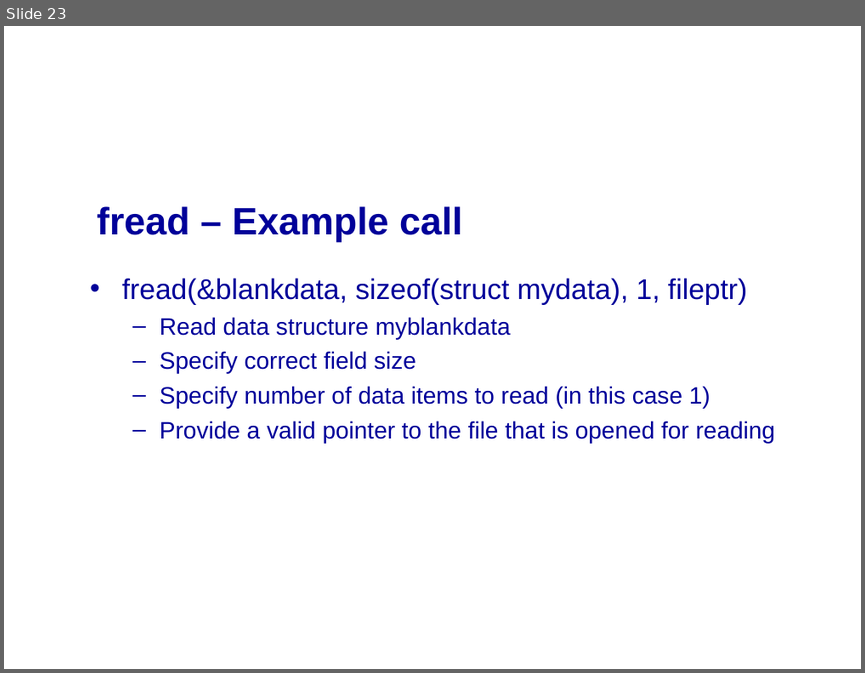
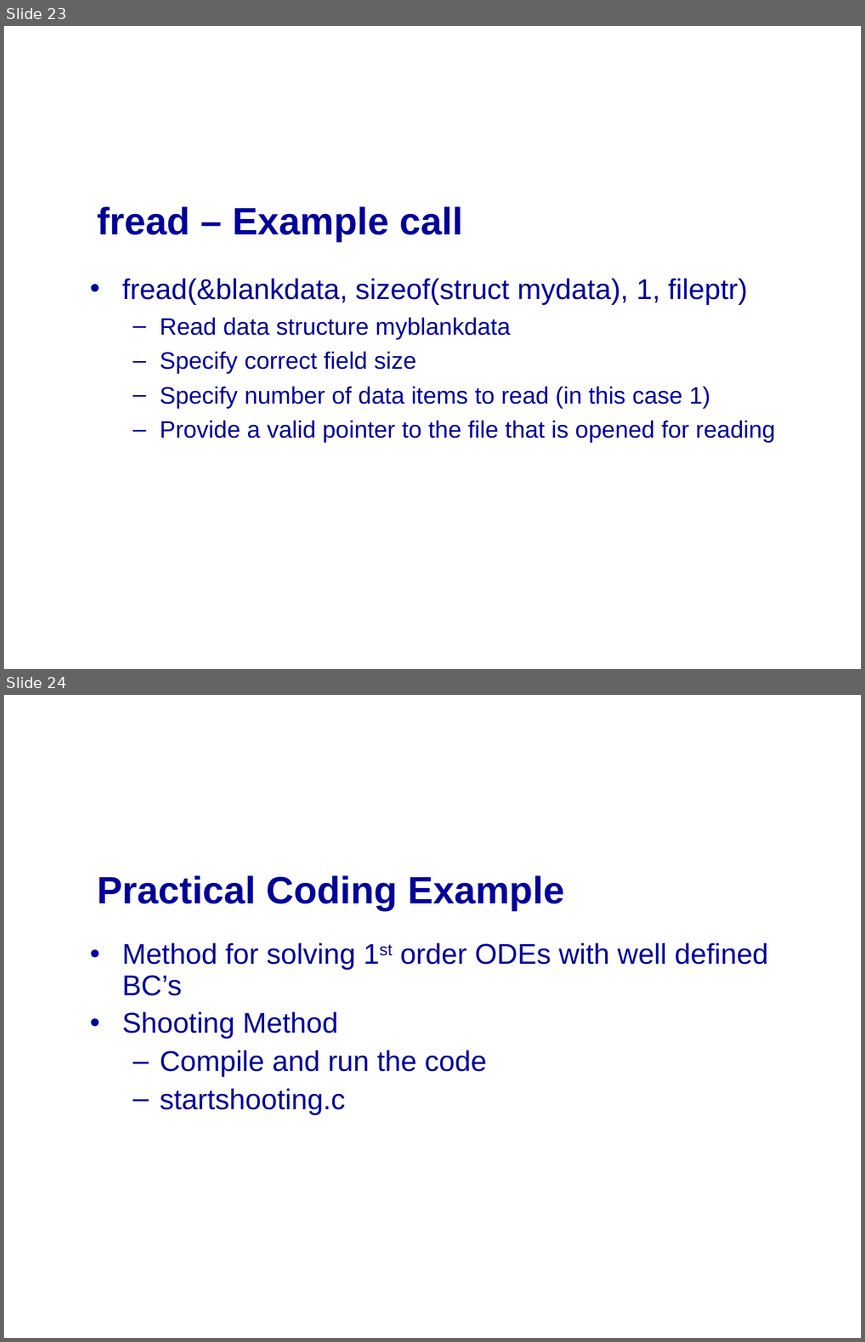
Before and after one commit to mikeg64/iome, a slide deck: src/examples/course/c/presentation/IntrotoC3.ppt. Shown one above the other, each under a label of ours: slide 23 before the commit, slides 23 and 24 after it. The pictures are 865x673 and 865x1342 pixels, drawn with LibreOffice and Linux fonts; fonts in the diff are those of the drawing; background and template pictures are left out. Boxes give left, top, right and bottom in pixels: in the first picture for what was removed or moved away, otherwise in the second. Text is boxed around its words. In the diff, an @@ line names an element or a change of style, - is before the commit and + after.

```diff
--- a/src/examples/course/c/presentation/IntrotoC3.ppt
+++ b/src/examples/course/c/presentation/IntrotoC3.ppt
@@ slide 24 added at [4,695,861,1338], background picture (left out) @@
@@ title added at [97,875,564,911], 32 pt, text #000099, bold @@
+Practical Coding Example
@@ text added at [122,942,768,1115], 24 pt, text #000099 @@
+• Method for solving 1st order ODEs with well defined BC’s
+• Shooting Method
+  – Compile and run the code
+  – startshooting.c
```
Also in this commit, not shown: 5 other files.
